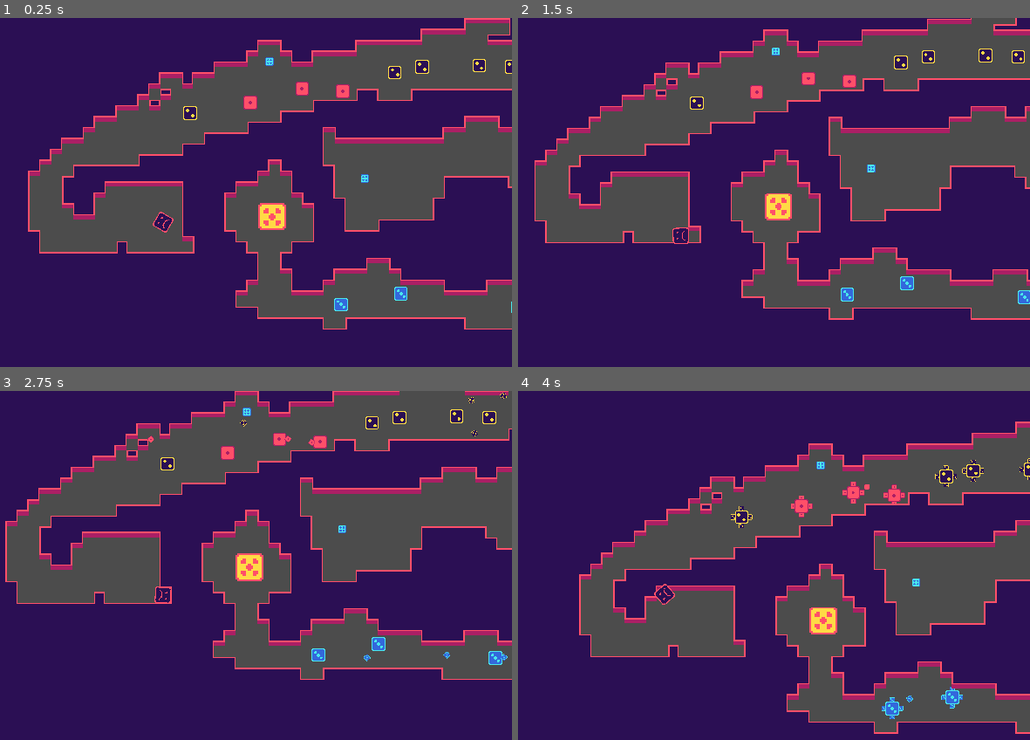
Above: before the commit, frames 1-4 (two rows, left to right).
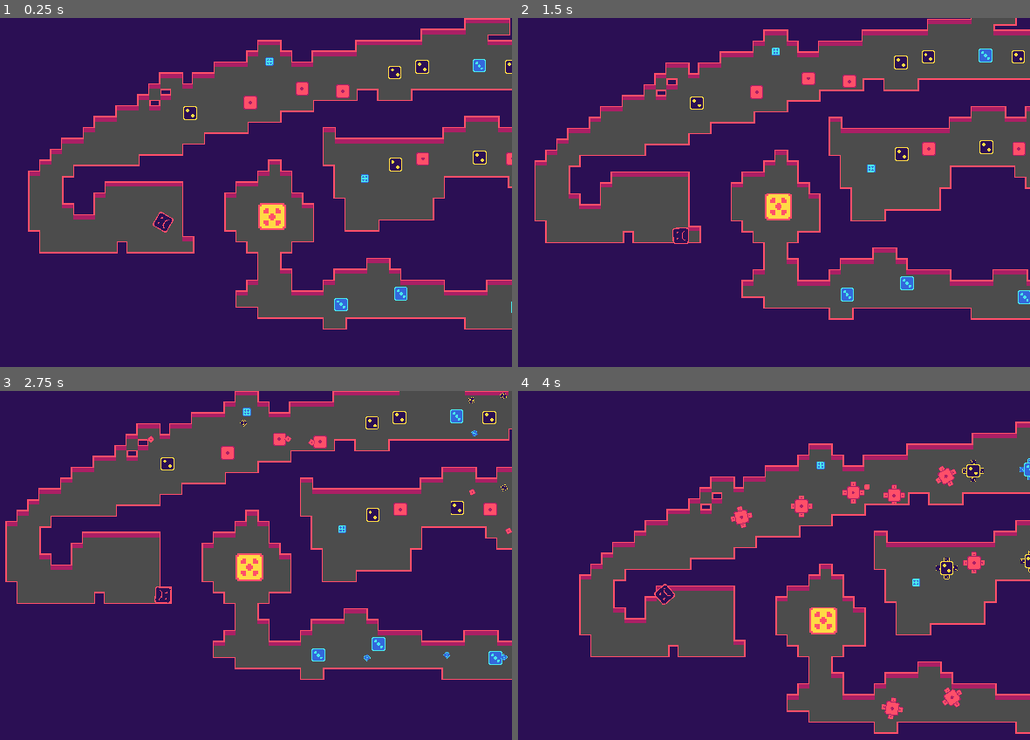
Above: after the commit, the same moments.

Repository: russmatney/dice-nine
Game: Godot game, scene res://src/progression/Level3.tscn
Same seed, same stepped clock (60 frames per second), same inputs: the game is played once before the commit and once after it. This scene is started directly instead of the project's main scene.
Inputs (mouse positions are in pixels of both pictures, inside the frame that each line leads up to):
- Up to frame 1 (0.25 s): no input
- Up to frame 2 (1.5 s): move the mouse to (835, 202) at 0.52 s; hold D (move_right) 0.53-1.28 s; hold Right mouse button (roll) 0.53-1.28 s; move the mouse to (543, 241) at 1.27 s; hold J (move_down) from 1.28 s (still down); tap E (fire) at 1.35 s
- Up to frame 3 (2.75 s): right-click (25, 614) at 1.55 s; move the mouse to (230, 506) at 2.02 s; release J (move_down) at 2.03 s; hold D (move_right) from 2.03 s (still down); hold Right mouse button (roll) from 2.03 s (still down)
- Up to frame 4 (4 s): move the mouse to (646, 677) at 2.77 s; release D (move_right) at 2.78 s; release Right mouse button (roll) at 2.78 s; hold K (move_up) 2.78-3.53 s; right-click (646, 677) at 2.85 s; move the mouse to (891, 656) at 3.52 s; hold A (move_left) from 3.53 s (still down); hold E (fire) from 3.53 s (still down); right-click (891, 656) at 3.8 s

The runs differ from the first frame. In frame 1, 0.4% of the frame differs, in the area x 75-100%, y 11-44%; in frame 2, 0.5%; in frame 3, 0.6%; in frame 4, 1.2%, in the area x 41-100%, y 19-94%.

Commit message:
feat: handling some enemies with mulitple sides

Diff:
--- a/src/Enemy.gd
+++ b/src/Enemy.gd
@@ -7,7 +7,7 @@
 
 export(bool) var disabled = false
 
-export(int) var health = 3
+export(int) var health = 1
 
 export(String) var current_side: String
 var next_side: String
--- a/src/progression/EnemyStart.gd
+++ b/src/progression/EnemyStart.gd
@@ -1,3 +1,4 @@
 extends Position2D
 
 export(String) var initial_side = "one"
+export(Array, String) var other_sides = []
--- a/src/progression/Level1.gd
+++ b/src/progression/Level1.gd
@@ -1,11 +1,5 @@
 extends LevelBase
-
-# ready #######################################################################
-
-func _ready():
-  pass
 
 func _on_enemy_death(en):
   # invoke parent method
   ._on_enemy_death(en)
-  print("child on enemy death")
--- a/src/progression/Level2.tscn
+++ b/src/progression/Level2.tscn
@@ -1,10 +1,11 @@
-[gd_scene load_steps=6 format=2]
+[gd_scene load_steps=7 format=2]
 
 [ext_resource path="res://src/Enemy.tscn" type="PackedScene" id=1]
 [ext_resource path="res://src/Upgrade.tscn" type="PackedScene" id=2]
 [ext_resource path="res://src/TileMaps/2x2TileMap.tscn" type="PackedScene" id=3]
 [ext_resource path="res://src/progression/Level2.gd" type="Script" id=4]
 [ext_resource path="res://src/progression/LevelPortal.tscn" type="PackedScene" id=5]
+[ext_resource path="res://src/progression/in-game-message.tres" type="DynamicFont" id=6]
 
 [node name="Level2" type="Node2D"]
 script = ExtResource( 4 )
@@ -40,3 +41,13 @@
 [node name="Enemy5" parent="." instance=ExtResource( 1 )]
 position = Vector2( 136, -32 )
 available_sides = [ "two" ]
+
+[node name="RollDirections" type="RichTextLabel" parent="."]
+margin_left = 648.0
+margin_top = -256.0
+margin_right = 1112.0
+margin_bottom = -176.0
+custom_fonts/normal_font = ExtResource( 6 )
+bbcode_enabled = true
+bbcode_text = "[center]Right click to roll[/center]"
+text = "Right click to roll"
--- a/src/progression/Level3.tscn
+++ b/src/progression/Level3.tscn
@@ -34,7 +34,7 @@
 
 [node name="EnemyStart3" parent="." instance=ExtResource( 1 )]
 position = Vector2( 456, -292 )
-initial_side = "two"
+initial_side = "three"
 
 [node name="EnemyStart4" parent="." instance=ExtResource( 1 )]
 position = Vector2( 288, -288 )
@@ -42,6 +42,25 @@
 
 [node name="EnemyStart5" parent="." instance=ExtResource( 1 )]
 position = Vector2( 208, -272 )
+initial_side = "two"
+other_sides = [ "one" ]
+
+[node name="EnemyStart15" parent="." instance=ExtResource( 1 )]
+position = Vector2( 650, -18 )
+initial_side = "two"
+
+[node name="EnemyStart16" parent="." instance=ExtResource( 1 )]
+position = Vector2( 554, -18 )
+
+[node name="EnemyStart17" parent="." instance=ExtResource( 1 )]
+position = Vector2( 458, -22 )
+initial_side = "two"
+
+[node name="EnemyStart18" parent="." instance=ExtResource( 1 )]
+position = Vector2( 290, -18 )
+
+[node name="EnemyStart19" parent="." instance=ExtResource( 1 )]
+position = Vector2( 210, -2 )
 initial_side = "two"
 
 [node name="EnemyStart6" parent="." instance=ExtResource( 1 )]
@@ -53,6 +72,7 @@
 [node name="EnemyStart8" parent="." instance=ExtResource( 1 )]
 position = Vector2( -392, -152 )
 initial_side = "two"
+other_sides = [ "one" ]
 
 [node name="EnemyStart9" parent="." instance=ExtResource( 1 )]
 position = Vector2( -216, -184 )
@@ -72,7 +92,9 @@
 [node name="EnemyStart13" parent="." instance=ExtResource( 1 )]
 position = Vector2( 50, 410 )
 initial_side = "three"
+other_sides = [ "two", "one" ]
 
 [node name="EnemyStart14" parent="." instance=ExtResource( 1 )]
 position = Vector2( 226, 378 )
 initial_side = "three"
+other_sides = [ "one", "two" ]
--- a/src/progression/LevelBase.gd
+++ b/src/progression/LevelBase.gd
@@ -32,11 +32,12 @@
   enemies.append(enemy)
   enemy.connect("death", self, "_on_enemy_death", [enemy])
   enemy.position = pos.position
-  enemy.available_sides = [pos.initial_side]
+  var sides = [pos.initial_side]
+  sides.append_array(pos.other_sides)
+  enemy.available_sides = sides
   get_tree().get_root().call_deferred("add_child", enemy)
 
 func _on_enemy_death(en):
-  print("parent on enemy death")
   enemies.erase(en)
 
   if enemies.size() <= 0:
